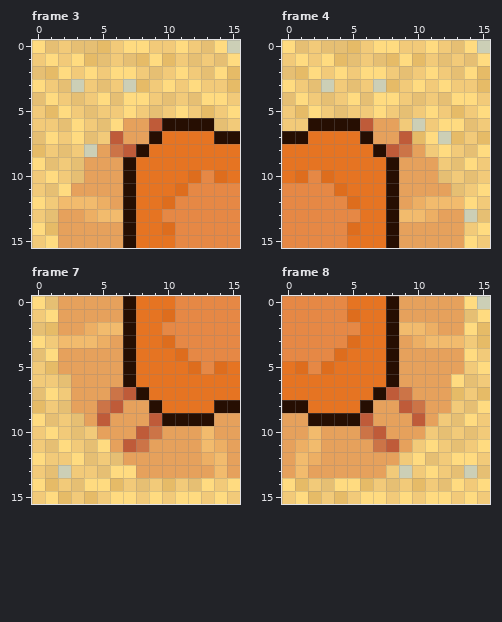
Two states of a pixel-art file, Art/DesertTileSet.ase. Above, as it was before the edit.
16x16 pixels, 13 frames. Shown: frame 3, frame 4, frame 7, frame 8. The commit also changed other frames, which this record leaves out.
After:
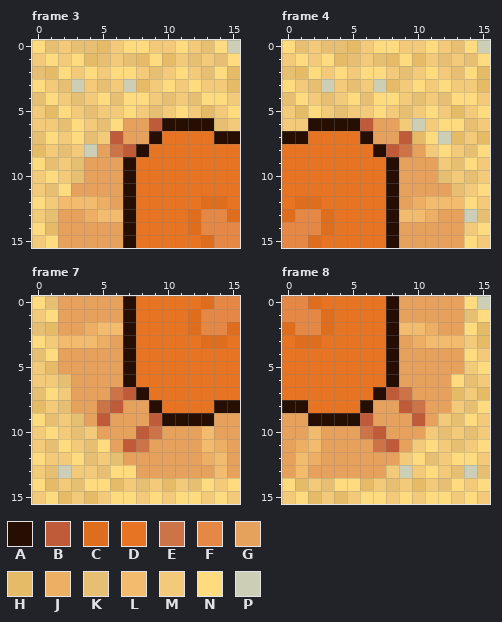
Palette (. is transparent): A #260e02  B #bf5b39  C #de6d1d  D #e67422  E #cc7447  F #e68845  G #e6a15c  H #e6bb67  J #edaf64  K #e6bf73  L #f2bb6d  M #f2ca79  N #ffdb80  P #cccfb6
Author's note on the commit: Little touches to the DesertTiles
From old to new:
Changed rows in their new state; - is an unchanged pixel.
Frame 3, layer "Wall":
first column x 10:
10 --DDD-
11 -DDDDD
12 DDDCCD
13 DDC--C
14 DDC---
15 -DDC--
Frame 4, layer "Wall":
first column x 0:
10 -DDD--
11 DDDDD-
12 DCCDDD
13 C--CDD
14 ---CDD
15 --CDD-
Frame 7, layer "Wall":
first column x 10:
 0 -DDC--
 1 DDC---
 2 DDC--C
 3 DDDCCD
 4 -DDDDD
 5 --DDD-
Frame 8, layer "Wall":
first column x 0:
 0 --CDD-
 1 ---CDD
 2 C--CDD
 3 DCCDDD
 4 DDDDD-
 5 -DDD--
Boxes around the changes in both pictures, in picture pixels (x1, y1, x2, y2):
changed: (162, 170, 240, 248)
changed: (282, 170, 360, 248)
changed: (162, 296, 240, 374)
changed: (282, 296, 360, 374)
